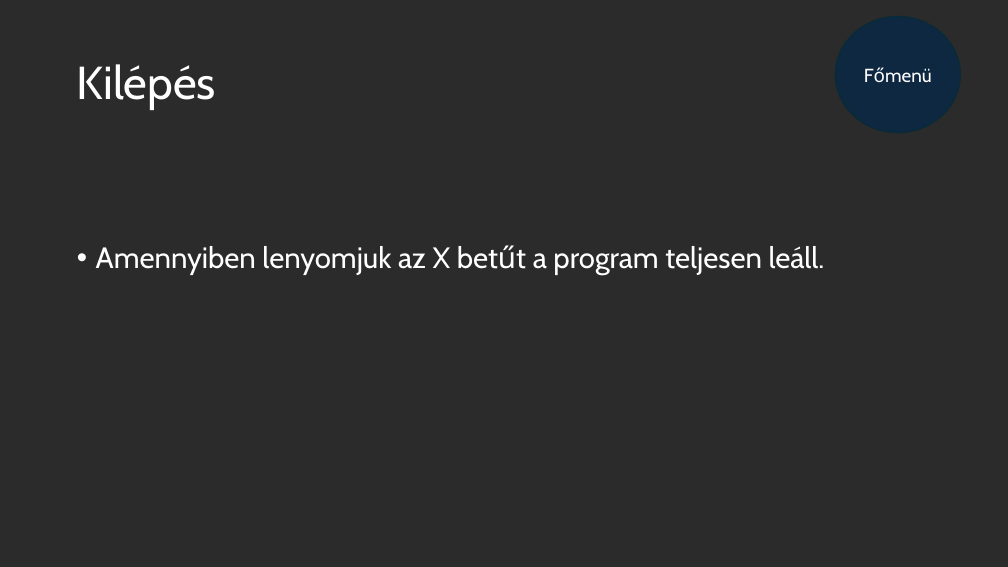
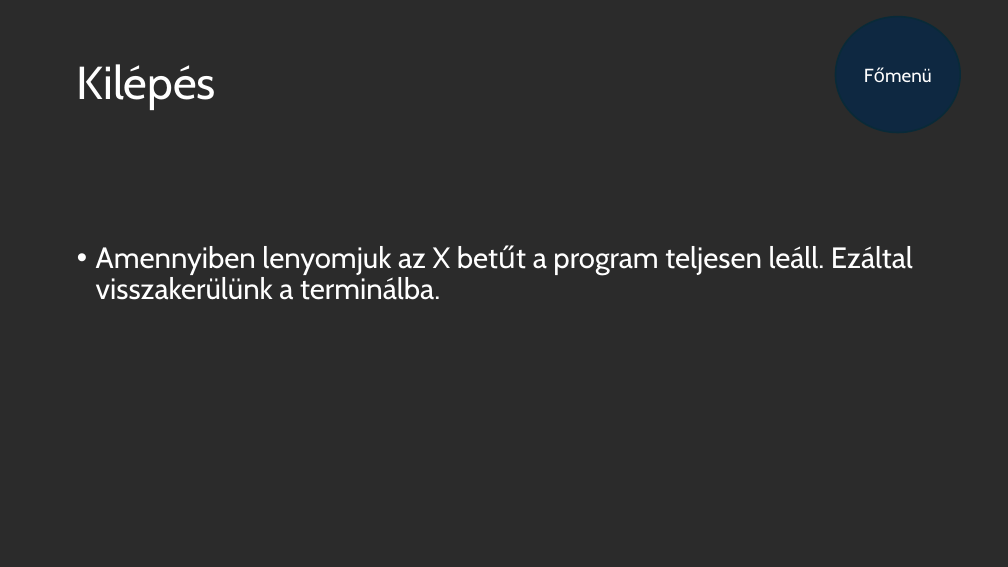
Before and after one commit to KSzabi01/nepesseg2025, a slide deck: slide 8 of nepesseg2025.pptx (slide 7 before the commit). Drawn at 1008x567 pixels with LibreOffice and Linux fonts; fonts in the diff are those of the drawing; background and template pictures are left out; a plain dark background stands for a picture behind light text. Boxes give left, top, right and bottom in pixels: in the first picture for what was removed or moved away, otherwise in the second. Text is boxed around its words. In the diff, an @@ line names an element or a change of style, - is before the commit and + after.

```diff
--- a/nepesseg2025.pptx
+++ b/nepesseg2025.pptx
@@ text at [96, 246, 913, 300]: text changed @@
-• Amennyiben lenyomjuk az X betűt a program teljesen leáll.
+• Amennyiben lenyomjuk az X betűt a program teljesen leáll. Ezáltal visszakerülünk a terminálba.
```
Also in this commit, not shown: 1 other slide changed, 1 slide added.
